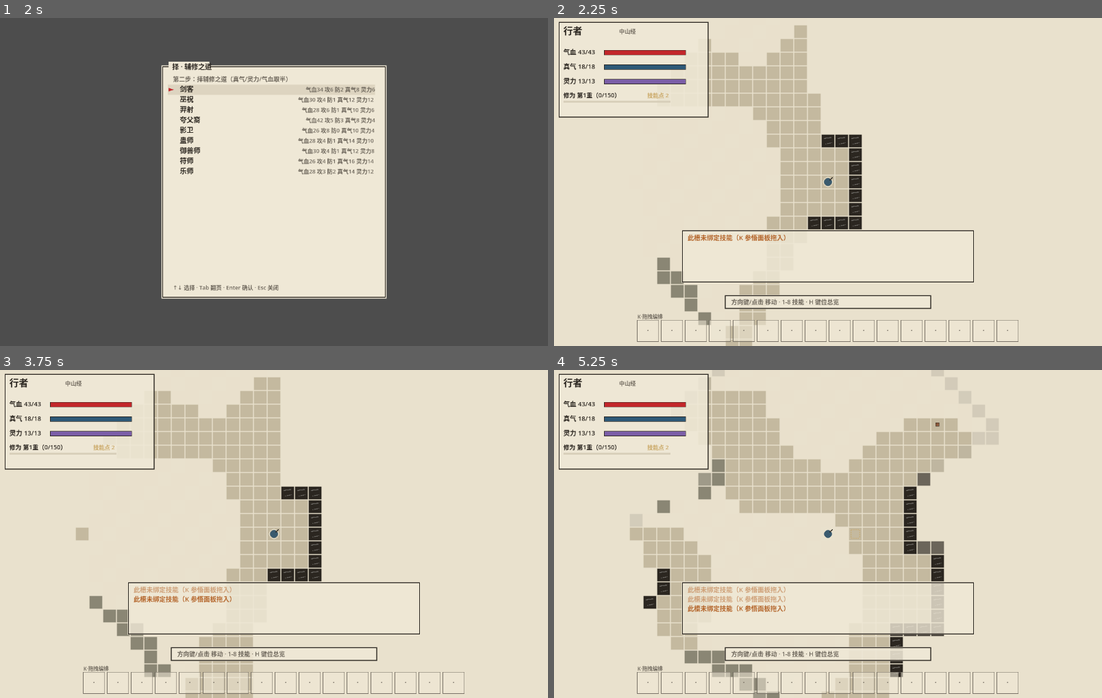
Above: before the commit, frames 1-4 (two rows, left to right).
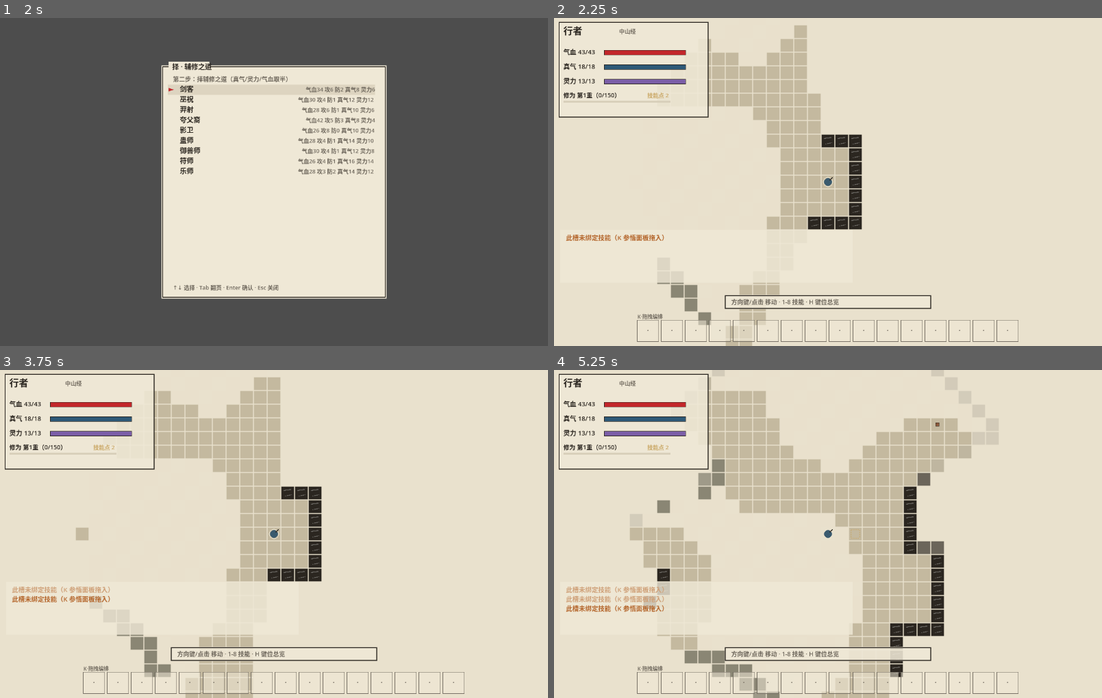
Above: after the commit, the same moments.

Repository: Edurle/shanhaijing_godot
Game: Godot game, scene res://scenes/main.tscn
Same seed, same stepped clock (60 frames per second), same inputs: the game is played once before the commit and once after it.
Inputs (mouse positions are in pixels of both pictures, inside the frame that each line leads up to):
- Up to frame 1 (2 s): tap Enter at 0.5 s; move the mouse to (394, 165) at 0.52 s; hold Right 0.53-1.25 s; tap 1 at 0.6 s; click (394, 165) at 0.67 s; tap Space at 1.25 s; drag from (164, 198) to (246, 247) at 1.27 s
- Up to frame 2 (2.25 s): tap Enter at 2 s; move the mouse to (882, 109) at 2.02 s; hold Right from 2.03 s (still down); tap 3 at 2.1 s
- Up to frame 3 (3.75 s): release Right at 2.75 s; tap Space at 2.75 s; drag from (246, 599) to (109, 484) at 2.77 s; tap Enter at 3.5 s; move the mouse to (438, 583) at 3.52 s; hold Left from 3.53 s (still down); tap 5 at 3.6 s
- Up to frame 4 (5.25 s): release Left at 4.25 s; tap Space at 4.25 s; drag from (663, 484) to (745, 452) at 4.27 s; move the mouse to (855, 534) at 5.02 s; hold Down from 5.03 s (still down); tap 7 at 5.1 s; click (855, 534) at 5.17 s

Frame 1 is identical in both runs. In frame 2, 1.2% of the frame differs, in the area x 2-77%, y 64-81%; in frame 3, 1.7%; in frame 4, 4.4%.

Commit message:
消息日志贴最左侧并去墨框：与左上资源HUD同列（边距16），保留半透明纸面底

Diff:
--- a/scripts/view/ui/log_panel.gd
+++ b/scripts/view/ui/log_panel.gd
@@ -19,9 +19,9 @@
 
 
 func relayout(view_size: Vector2) -> void:
-	# 底部栈自下而上：技能栏(88) → 提示条(30) → 本日志；地图区居中
-	var log_width: float = minf(680.0, view_size.x - 24.0)
-	setup_ui(Rect2((view_size.x - log_width) / 2.0, view_size.y - 106 - 30 - 120 - 14.0, log_width, 120))
+	# 贴最左侧（与左上资源 HUD 同列）；纵向仍在底部居中栈（技能栏→提示条）之上
+	var log_width: float = minf(680.0, view_size.x - 32.0)
+	setup_ui(Rect2(16.0, view_size.y - 106 - 30 - 120 - 14.0, log_width, 120))
 
 
 func refresh() -> void:
@@ -32,7 +32,6 @@
 	if engine == null:
 		return
 	draw_rect(Rect2(panel_rect.position - Vector2(2, 2), panel_rect.size + Vector2(4, 4)), Color(PAPER, 0.82))
-	draw_rect(panel_rect, INK, false, 1.5)
 	var recent: Array = engine.messages.slice(maxi(0, engine.messages.size() - lines), engine.messages.size())
 	var y := panel_rect.position.y + 22
 	for i in range(recent.size()):
